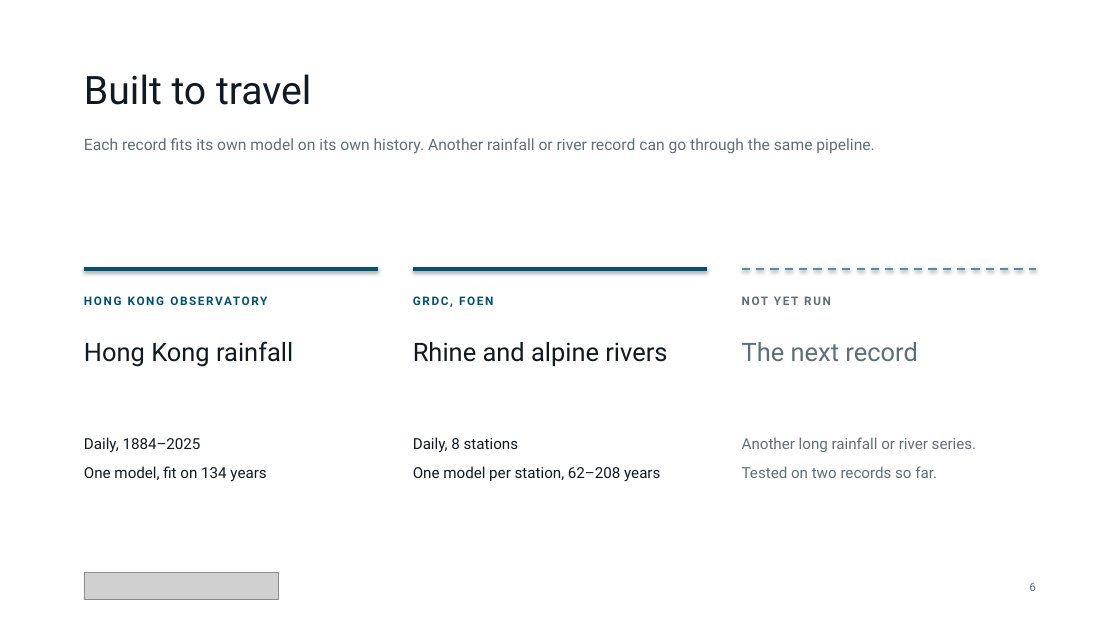
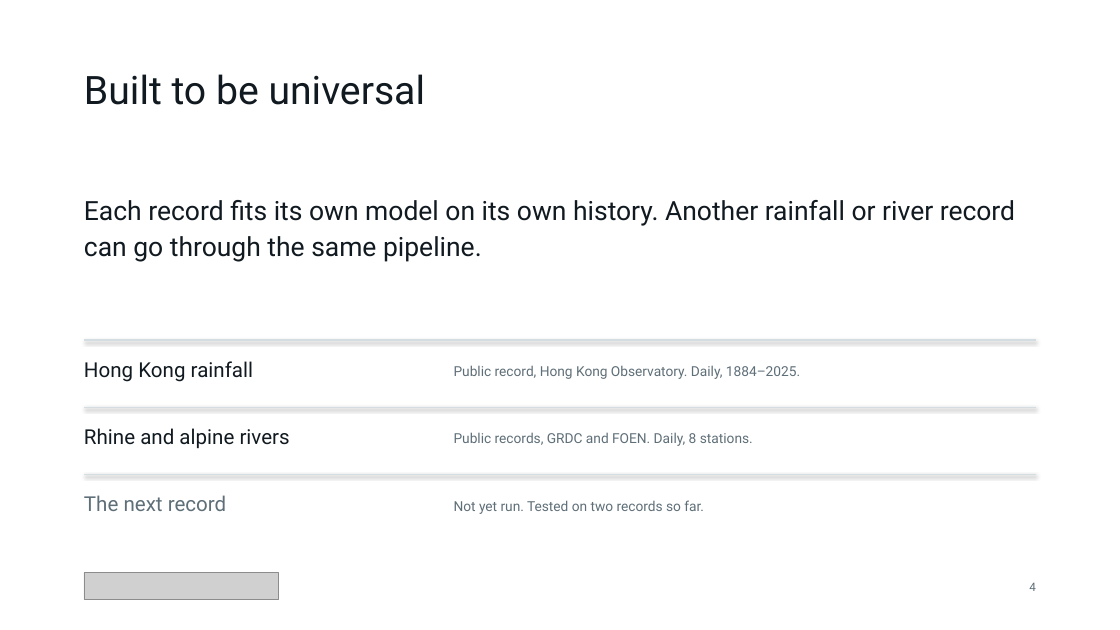
Before and after one commit to qintheory/noea, a slide deck: slide 4 of docs/noea-introduction-animated.pptx (slide 6 before the commit). Drawn at 1120x630 pixels with LibreOffice and Linux fonts; fonts in the diff are those of the drawing; grey boxes stand for pictures. Boxes give left, top, right and bottom in pixels: in the first picture for what was removed or moved away, otherwise in the second. Text is boxed around its words. In the diff, an @@ line names an element or a change of style, - is before the commit and + after.

```diff
--- a/docs/noea-introduction-animated.pptx
+++ b/docs/noea-introduction-animated.pptx
@@ text at (84, 74, 426, 105): text changed @@
-Built to travel
+Built to be universal
@@ text "Each record fits its own ...": place and size @@
-text "Each record fits its own ..." at (84, 138, 874, 154)
+text "Each record fits its own ..." at (84, 200, 1015, 262)
@@ text "Each record fits its own ..." at (84, 200, 1015, 262): size 13.4 to 22.7 pt, text colour #5F6F78 to #111A20; line spacing 1 to 1.15 @@
@@ line removed from (84, 269) to (378, 269) @@
@@ line removed from (413, 269) to (707, 269) @@
@@ line removed from (742, 269) to (1036, 269) @@
@@ text removed at (84, 294, 378, 319) @@
-HONG KONG OBSERVATORY
@@ text removed at (413, 296, 493, 307) @@
-GRDC, FOEN
@@ text removed at (742, 294, 1036, 319) @@
-NOT YET RUN
@@ text "Hong Kong rainfall": place and size @@
-text "Hong Kong rainfall" at (84, 341, 293, 367)
+text "Hong Kong rainfall" at (84, 361, 253, 382)
@@ line added from (84, 340) to (1036, 340), #D3DDE2 1.25 pt @@
@@ text added at (454, 365, 800, 379), 11.8 pt, text #5F6F78 @@
+Public record, Hong Kong Observatory. Daily, 1884–2025.
@@ line added from (84, 408) to (1036, 408), #D3DDE2 1.25 pt @@
@@ text "Rhine and alpine rivers": place and size @@
-text "Rhine and alpine rivers" at (413, 342, 667, 367)
+text "Rhine and alpine rivers" at (84, 428, 290, 449)
@@ text removed at (84, 437, 266, 482) @@
-Daily, 1884–2025
-One model, fit on 134 years
@@ text removed at (413, 437, 660, 482) @@
-Daily, 8 stations
-One model per station, 62–208 years
@@ text added at (454, 432, 753, 446), 11.8 pt, text #5F6F78 @@
+Public records, GRDC and FOEN. Daily, 8 stations.
@@ line added from (84, 475) to (1036, 475), #D3DDE2 1.25 pt @@
@@ size 21.8 to 17.6 pt in 3 elements at (84, 361, 253, 382), (84, 428, 290, 449), (84, 495, 226, 511) @@
@@ text "The next record": place and size @@
-text "The next record" at (742, 342, 917, 361)
+text "The next record" at (84, 495, 226, 511)
@@ text at (454, 500, 704, 514): text changed; size 13 to 11.8 pt @@
-Another long rainfall or river series.
-Tested on two records so far.
+Not yet run. Tested on two records so far.
@@ text at (1029, 583, 1036, 591): text changed @@
-6
+4
```
Also in this commit, not shown: 4 other slides changed, 1 slide added, 1 slide removed, 2 other files.
